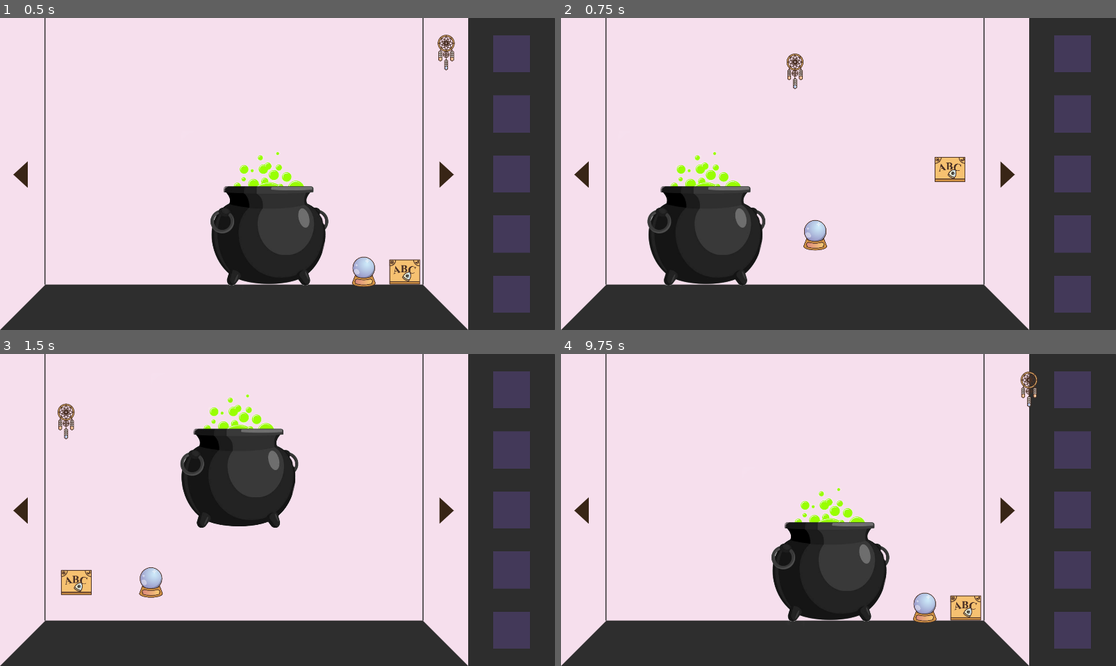
Above: before the commit, frames 1-4 (two rows, left to right).
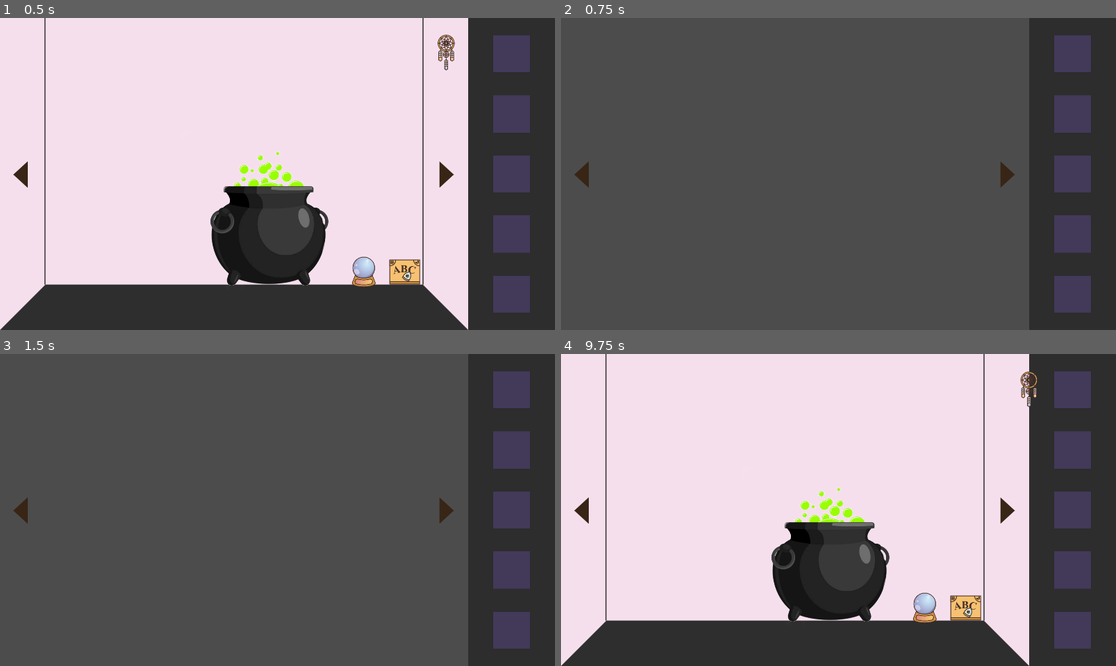
Above: after the commit, the same moments.

Repository: NataZBluszczu/UX-Research-Game
Game: Godot game, scene res://scenes/Main.tscn
Two runs of this game, one before a commit and one after it. Both use one fixed random seed, a clock stepped at 60 frames per second and the inputs below. Before the commit the project has no main scene; this scene is started directly in both runs.
Inputs (mouse positions are in pixels of both pictures, inside the frame that each line leads up to):
- Up to frame 1 (0.5 s): no input
- Up to frame 2 (0.75 s): click (1005, 174) at 0.5 s
- Up to frame 3 (1.5 s): click (444, 510) at 1.25 s
- Up to frame 4 (9.75 s): click (583, 510) at 2 s; click (583, 510) at 2.75 s; click (1005, 510) at 3.5 s; click (583, 510) at 4.25 s; tap Enter at 5, 6.5, 8 s; drag from (832, 572) to (1005, 388) at 5.02 s; tap Space at 5.75, 7.25, 8.75 s; drag from (799, 478) to (627, 419) at 5.77 s; move the mouse to (705, 572) at 6.52 s; press the mouse at (705, 572) at 6.53 s; tap 2 (2, bound only after the commit) at 6.8 s; release the mouse at (705, 572) at 7.25 s; drag from (832, 572) to (927, 609) at 7.27 s; drag from (799, 478) to (638, 581) at 8.02 s; drag from (705, 572) to (755, 432) at 8.77 s; move the mouse to (1005, 388) at 9.52 s; hold 2 (2, bound only after the commit) from 9.53 s (still down); click (1005, 388) at 9.67 s

Frame 1 is identical in both runs. In frame 2, 82% of the frame differs, in the area x 0-85%, y 0-100%; in frame 3, 82%; in frame 4, nothing differs.

Commit message:
drag and drop working
point and click not working

Diff:
--- a/project.godot
+++ b/project.godot
@@ -11,6 +11,7 @@
 [application]
 
 config/name="Dyplom"
+run/main_scene="uid://di7bcs70bf1ld"
 config/features=PackedStringArray("4.5", "Forward Plus")
 config/icon="res://icon.svg"
 
@@ -25,6 +26,7 @@
 window/size/viewport_width=1920
 window/size/viewport_height=1080
 window/size/mode=3
+window/size/initial_position_type=0
 
 [global_group]
 
@@ -38,6 +40,11 @@
 "events": [Object(InputEventMouseButton,"resource_local_to_scene":false,"resource_name":"","device":-1,"window_id":0,"a …(253 unchanged characters)…
 ]
 }
+2={
+"deadzone": 0.2,
+"events": [Object(InputEventKey,"resource_local_to_scene":false,"resource_name":"","device":0,"window_id":0,"alt_pressed":false,"shift_pressed":false,"ctrl_pressed":false,"meta_pressed":false,"pressed":false,"keycode":0,"physical_keycode":50,"key_label":0,"unicode":0,"location":0,"echo":false,"script":null)
+]
+}
 
 [rendering]
 
--- a/scenes/Main.tscn
+++ b/scenes/Main.tscn
@@ -19,6 +19,8 @@
 
 [node name="Room3" parent="." instance=ExtResource("5_q8u5g")]
 
+[node name="InventoryItems" type="Node2D" parent="."]
+
 [node name="UI" type="Node2D" parent="."]
 
 [node name="RightArrow" type="TextureButton" parent="UI"]
--- a/scenes/Room2.tscn
+++ b/scenes/Room2.tscn
@@ -1,56 +1,3 @@
-[gd_scene load_steps=10 format=3 uid="uid://dd8a7nenn56ff"]
+[gd_scene format=3 uid="uid://dd8a7nenn56ff"]
 
-[ext_resource type="Script" uid="uid://b045otqpdajkm" path="res://scripts/room_1.gd" id="1_sqj6n"]
-[ext_resource type="Texture2D" uid="uid://ctsq7ta00a7gx" path="res://sprites/room1/room1-background.png" id="2_hl6wg"]
-[ext_resource type="Script" uid="uid://djhqqcuyw2w4w" path="res://scripts/cauldron.gd" id="3_slqss"]
-[ext_resource type="Texture2D" uid="uid://dxf3a1ow8yis5" path="res://sprites/kocioł.png" id="4_570ry"]
-[ext_resource type="PackedScene" uid="uid://cdh16qlqmnd8d" path="res://prefabs/Dreamcatcher.tscn" id="5_4ss6k"]
-[ext_resource type="PackedScene" uid="uid://lgq4638iyeja" path="res://prefabs/Ball.tscn" id="6_83skf"]
-[ext_resource type="PackedScene" uid="uid://e8yhmohow3px" path="res://prefabs/Amulet.tscn" id="7_hqgk7"]
-[ext_resource type="PackedScene" uid="uid://bb2f4q4tntslk" path="res://prefabs/Board.tscn" id="8_trlsk"]
-
-[sub_resource type="CircleShape2D" id="CircleShape2D_bj4ne"]
-
-[node name="Room1" type="Node2D"]
-script = ExtResource("1_sqj6n")
-
-[node name="Sprite2D" type="Sprite2D" parent="."]
-position = Vector2(810, 540)
-texture = ExtResource("2_hl6wg")
-
-[node name="Cauldron" type="Node2D" parent="."]
-position = Vector2(-429, 0)
-script = ExtResource("3_slqss")
-
-[node name="CauldronSprite" type="Sprite2D" parent="Cauldron"]
-position = Vector2(932, 695)
-texture = ExtResource("4_570ry")
-
-[node name="CauldronBody" type="StaticBody2D" parent="Cauldron" groups=["usage"]]
-
-[node name="CollisionShape2D" type="CollisionShape2D" parent="Cauldron/CauldronBody"]
-position = Vector2(932, 752)
-scale = Vector2(20.925, 20.925)
-shape = SubResource("CircleShape2D_bj4ne")
-
-[node name="Area2D" type="Area2D" parent="Cauldron"]
-
-[node name="CollisionShape2D" type="CollisionShape2D" parent="Cauldron/Area2D"]
-position = Vector2(932, 752)
-scale = Vector2(20.925, 20.925)
-shape = SubResource("CircleShape2D_bj4ne")
-
-[node name="Dreamcatcher" parent="." instance=ExtResource("5_4ss6k")]
-position = Vector2(809, 181)
-
-[node name="Ball" parent="." instance=ExtResource("6_83skf")]
-position = Vector2(879, 752)
-
-[node name="Amulet" parent="." instance=ExtResource("7_hqgk7")]
-position = Vector2(503, 409)
-
-[node name="Board" parent="." instance=ExtResource("8_trlsk")]
-position = Vector2(1347, 524)
-
-[connection signal="input_event" from="Cauldron/CauldronBody" to="Cauldron" method="_on_cauldron_input_event"]
-[connection signal="input_event" from="Cauldron/Area2D" to="Cauldron" method="_on_area_2d_input_event"]
+[node name="Room2" type="Node2D"]
--- a/scenes/Room3.tscn
+++ b/scenes/Room3.tscn
@@ -1,56 +1,3 @@
-[gd_scene load_steps=10 format=3 uid="uid://vcu5l0fowgd3"]
+[gd_scene format=3 uid="uid://vcu5l0fowgd3"]
 
-[ext_resource type="Script" uid="uid://b045otqpdajkm" path="res://scripts/room_1.gd" id="1_464bt"]
-[ext_resource type="Texture2D" uid="uid://ctsq7ta00a7gx" path="res://sprites/room1/room1-background.png" id="2_aq5rk"]
-[ext_resource type="Script" uid="uid://djhqqcuyw2w4w" path="res://scripts/cauldron.gd" id="3_ee0l8"]
-[ext_resource type="Texture2D" uid="uid://dxf3a1ow8yis5" path="res://sprites/kocioł.png" id="4_ls135"]
-[ext_resource type="PackedScene" uid="uid://cdh16qlqmnd8d" path="res://prefabs/Dreamcatcher.tscn" id="5_0jg4w"]
-[ext_resource type="PackedScene" uid="uid://lgq4638iyeja" path="res://prefabs/Ball.tscn" id="6_jr2i7"]
-[ext_resource type="PackedScene" uid="uid://e8yhmohow3px" path="res://prefabs/Amulet.tscn" id="7_sg02c"]
-[ext_resource type="PackedScene" uid="uid://bb2f4q4tntslk" path="res://prefabs/Board.tscn" id="8_4btv5"]
-
-[sub_resource type="CircleShape2D" id="CircleShape2D_bj4ne"]
-
-[node name="Room1" type="Node2D"]
-script = ExtResource("1_464bt")
-
-[node name="Sprite2D" type="Sprite2D" parent="."]
-position = Vector2(810, 540)
-texture = ExtResource("2_aq5rk")
-
-[node name="Cauldron" type="Node2D" parent="."]
-position = Vector2(-104, -324)
-script = ExtResource("3_ee0l8")
-
-[node name="CauldronSprite" type="Sprite2D" parent="Cauldron"]
-position = Vector2(932, 695)
-texture = ExtResource("4_ls135")
-
-[node name="CauldronBody" type="StaticBody2D" parent="Cauldron" groups=["usage"]]
-
-[node name="CollisionShape2D" type="CollisionShape2D" parent="Cauldron/CauldronBody"]
-position = Vector2(932, 752)
-scale = Vector2(20.925, 20.925)
-shape = SubResource("CircleShape2D_bj4ne")
-
-[node name="Area2D" type="Area2D" parent="Cauldron"]
-
-[node name="CollisionShape2D" type="CollisionShape2D" parent="Cauldron/Area2D"]
-position = Vector2(932, 752)
-scale = Vector2(20.925, 20.925)
-shape = SubResource("CircleShape2D_bj4ne")
-
-[node name="Dreamcatcher" parent="." instance=ExtResource("5_0jg4w")]
-position = Vector2(228, 230)
-
-[node name="Ball" parent="." instance=ExtResource("6_jr2i7")]
-position = Vector2(522, 791)
-
-[node name="Amulet" parent="." instance=ExtResource("7_sg02c")]
-position = Vector2(828, 116)
-
-[node name="Board" parent="." instance=ExtResource("8_4btv5")]
-position = Vector2(265, 791)
-
-[connection signal="input_event" from="Cauldron/CauldronBody" to="Cauldron" method="_on_cauldron_input_event"]
-[connection signal="input_event" from="Cauldron/Area2D" to="Cauldron" method="_on_area_2d_input_event"]
+[node name="Room3" type="Node2D"]
--- a/scripts/inventory_manager.gd
+++ b/scripts/inventory_manager.gd
@@ -36,3 +36,20 @@
 	if items[slot_index - 1] == null:
 		return 1
 	return 0
+
+func _input(event: InputEvent):
+	if event.is_action_pressed("2"):
+		for i in range(items.size()):
+			print(items[i])
+
+func get_item_index(item_id: String) -> int:
+	for i in range(items.size()):
+		if items[i] == item_id:
+			return i
+	printerr("item not found")
+	return 10
+
+func replace_item(item_id: String, new_slot_index: int) -> void:
+	var old_index = get_item_index(item_id)
+	items[old_index] = null
+	add_item_index(item_id, new_slot_index)
--- a/scripts/inventory_ui.gd
+++ b/scripts/inventory_ui.gd
@@ -1,6 +1,8 @@
 extends Control
 
 @onready var grid: GridContainer = $Panel/GridContainer
+@onready var inventory_items: Node2D = $"../InventoryItems"
+
 
 var ITEM_SCENES := {
 	"Ball": preload("res://prefabs/Ball.tscn"),
@@ -14,19 +16,22 @@
 	_update_slots()
 
 func _update_slots():
+	for item in inventory_items.get_children():
+		item.queue_free()
+	await get_tree().process_frame
+
 	var i := 0
 	for slot in grid.get_children():
 		var icon_container = slot.get_node("Item")
 
-		for child in icon_container.get_children():
-			child.queue_free()
-
-		# 2. sprawdź co siedzi w logice
 		var item_id = InventoryManager.items[i]
 		if item_id != null and ITEM_SCENES.has(item_id):
 			var item_scene: PackedScene = ITEM_SCENES[item_id]
 			var item_instance = item_scene.instantiate()
-			item_instance.position = Vector2.ZERO
-			icon_container.add_child(item_instance)
+			item_instance.name = item_id
+			var icon_global = icon_container.get_global_position()
+			inventory_items.add_child(item_instance)
+			item_instance.position = icon_global
+			item_instance.name = item_id
 
 		i += 1
--- a/scripts/pickup_item.gd
+++ b/scripts/pickup_item.gd
@@ -25,10 +25,15 @@
 				if is_inside_dropable:
 					var slot_index = body_ref.get_slot_index()
 					if InventoryManager.is_slot_free(slot_index):
-						tween.tween_property(self,"position",body_ref.global_position,0.2).set_ease(Tween.EASE_OUT)
-						await tween.finished
-						InventoryManager.add_item_index(name, slot_index)
-						queue_free()
+						if InventoryManager.has_item(name):
+							tween.tween_property(self,"position",body_ref.global_position,0.2).set_ease(Tween.EASE_OUT)
+							await tween.finished
+							InventoryManager.replace_item(name, slot_index)
+						else:
+							tween.tween_property(self,"position",body_ref.global_position,0.2).set_ease(Tween.EASE_OUT)
+							await tween.finished
+							InventoryManager.add_item_index(name, slot_index)
+							queue_free()
 					else:
 						tween.tween_property(self,"global_position",initialPos,0.2).set_ease(Tween.EASE_OUT)
 				else:
@@ -38,6 +43,7 @@
 						GameManager.add_to_cauldron(name)
 						body_ref.get_parent().pulse_animation()
 						InventoryManager.remove_item(name)
+						queue_free()
 					else:
 						tween.tween_property(self,"global_position",initialPos,0.2).set_ease(Tween.EASE_OUT)
 	else:
@@ -75,7 +81,7 @@
 
 func _on_area_2d_body_entered(body:StaticBody2D) -> void:
 	if body.is_in_group("usage"):
-		if body.name == "Cauldron":
+		if body.name == "CauldronBody":
 			above_cauldron = true
 			body_ref = body
 	if body.is_in_group('dropable'):
@@ -84,6 +90,7 @@
 		body_ref = body
 
 func _on_area_2d_body_exited(body) -> void:
+	above_cauldron = false
 	if body.is_in_group('dropable') and body_ref == body:
 		is_inside_dropable = false
 		body.modulate = Color(Color.MEDIUM_PURPLE, 0.7)
